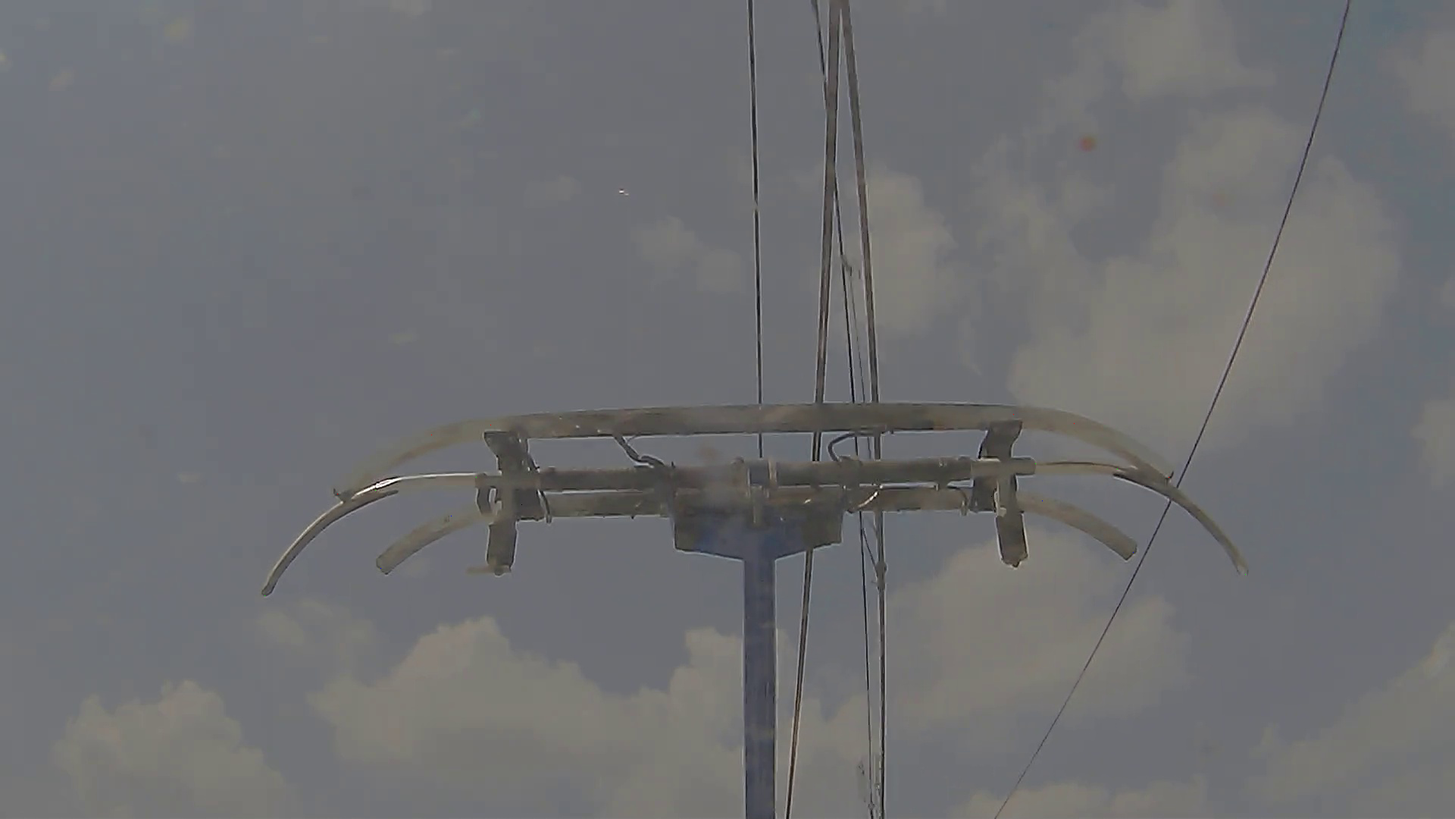
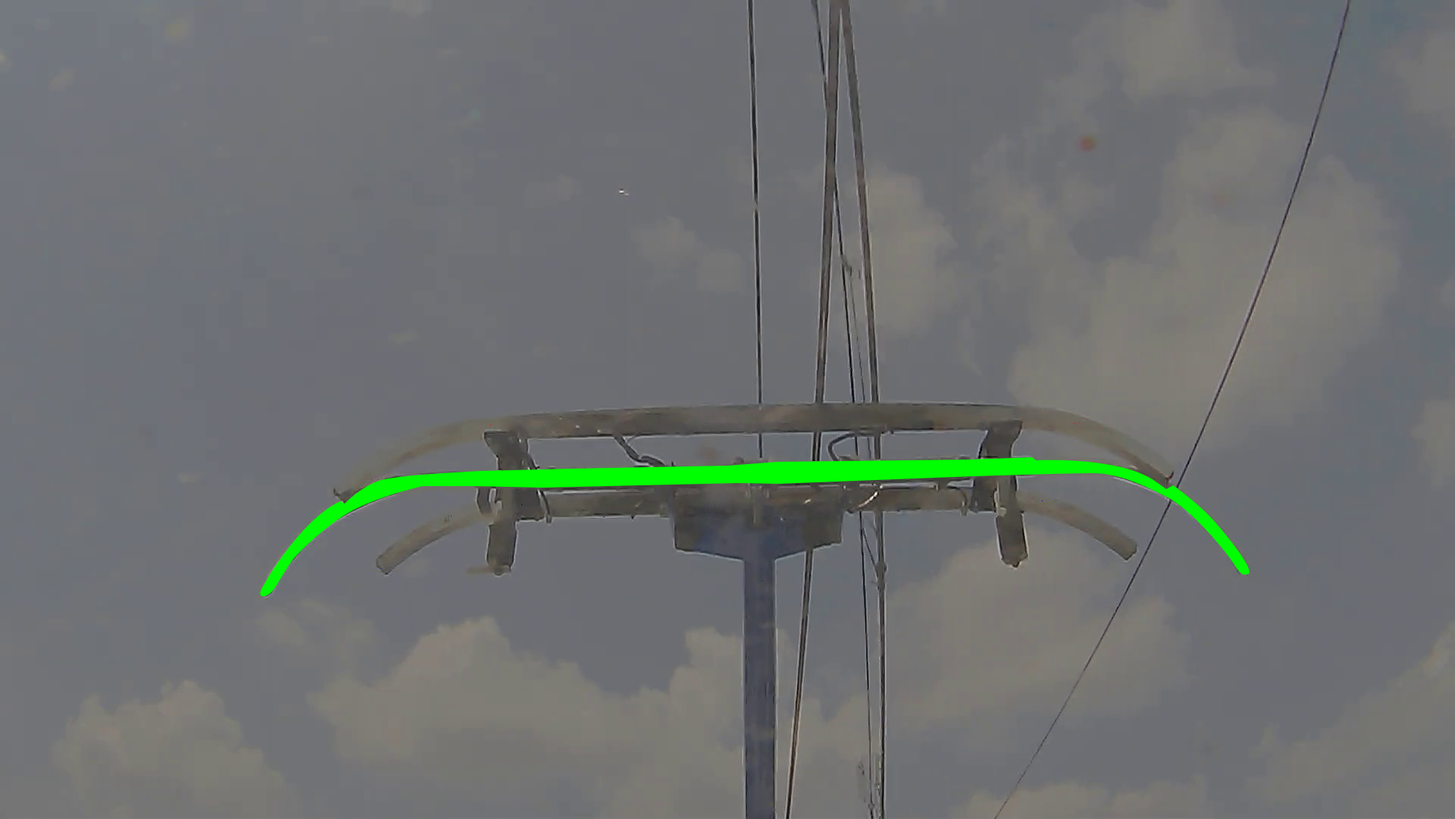
Revision of a layered 1455×819 image; what changed, layer by layer:
showed "mask" (2nd of 3, in "middle_bar") over [259, 457, 1250, 597]
